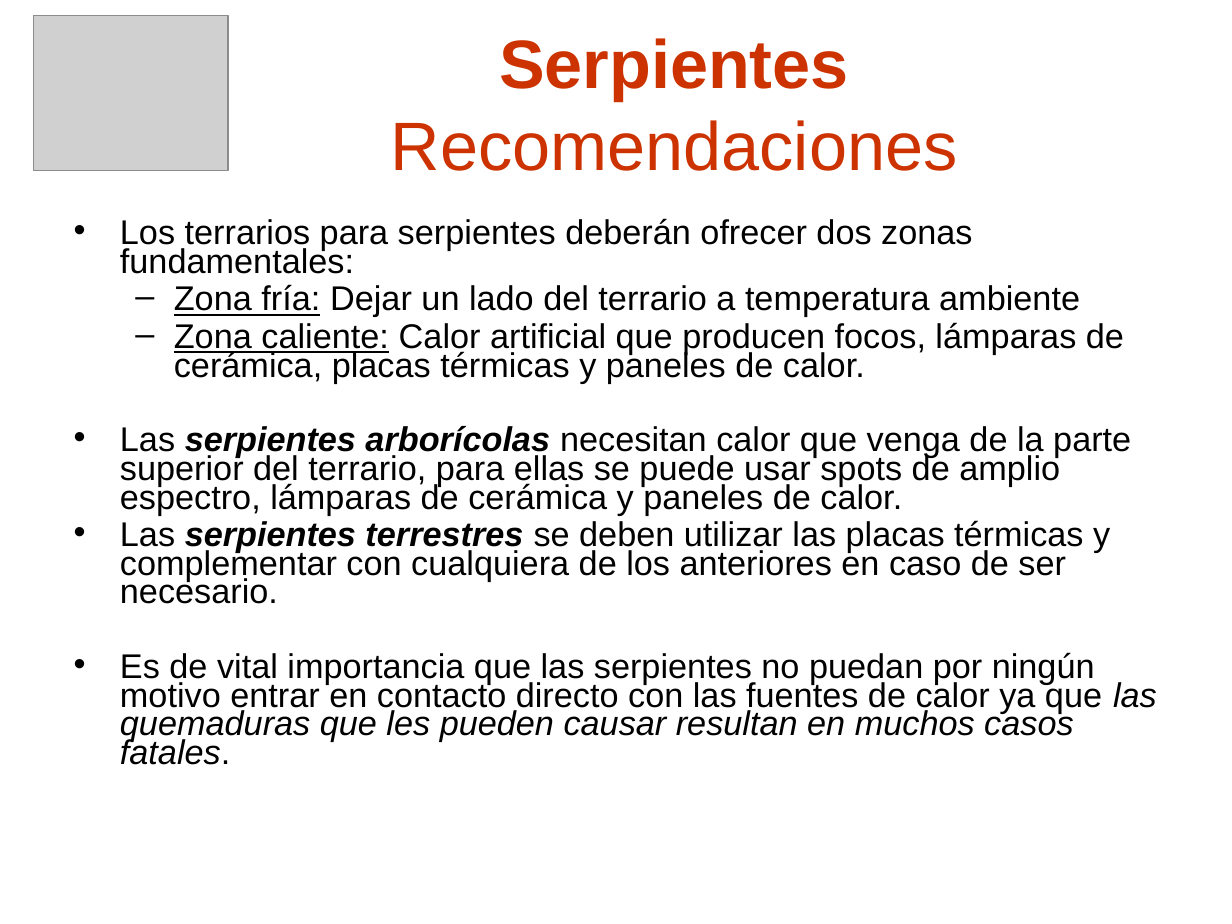
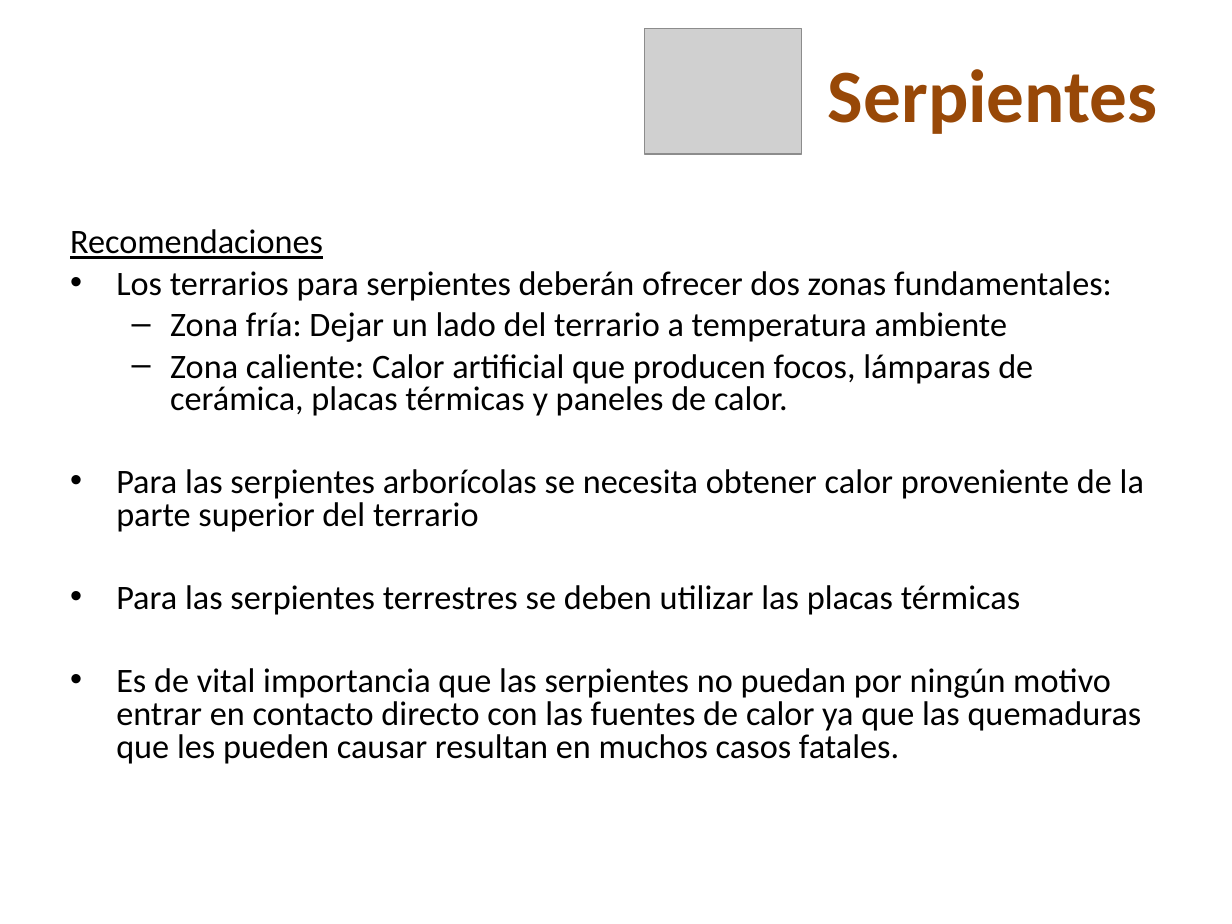
Before and after one commit to nicohen/taller-desarrollo-proyectos-i, a slide deck: slide 14 of Presentaciones/Demo Gerencial.ppt (slide 7 before the commit). Drawn at 1232x924 pixels with LibreOffice and Linux fonts; fonts in the diff are those of the drawing; grey boxes stand for pictures; background and template pictures are left out. Boxes give left, top, right and bottom in pixels: in the first picture for what was removed or moved away, otherwise in the second. Text is boxed around its words. In the diff, an @@ line names an element or a change of style, - is before the commit and + after.

```diff
--- a/Presentaciones/Demo Gerencial.ppt
+++ b/Presentaciones/Demo Gerencial.ppt
@@ picture: place and size @@
-picture at box(33, 16, 228, 171)
+picture at box(644, 28, 801, 154)
@@ title at box(828, 69, 1158, 134): text changed; size 40 to 44 pt; font Arial to Calibri; text colour #CC3300 to #984807; bold on @@
-Serpientes Recomendaciones
+Serpientes
@@ text at box(70, 229, 323, 259): paragraph added @@
+Recomendaciones
@@ text at box(116, 271, 1142, 764): font Arial to Calibri in "Los terrarios para serpientes deberán ofrecer dos ...", "Zona fría: Dejar un lado del terrario ...", "Zona caliente: Calor artificial que producen focos, ...", "Es de vital importancia que las serpientes ..."; underline off in "Zona fría:", "Zona caliente:"; italic off in "las quemaduras que les pueden causar resultan ..."; line spacing 0.7 to 0.8 @@
@@ text at box(116, 469, 1144, 615): text changed; font Arial to Calibri @@
-• Las serpientes arborícolas necesitan calor que venga de la parte superior del terrario, para ellas se puede usar spots de amplio espectro, lámparas de cerámica y paneles de calor.
-• Las serpientes terrestres se deben utilizar las placas térmicas y complementar con cualquiera de los anteriores en caso de ser necesario.
+• Para las serpientes arborícolas se necesita obtener calor proveniente de la parte superior del terrario
+• Para las serpientes terrestres se deben utilizar las placas térmicas
```
Also in this commit, not shown: 13 other slides changed, 10 slides added, 4 slides removed.
